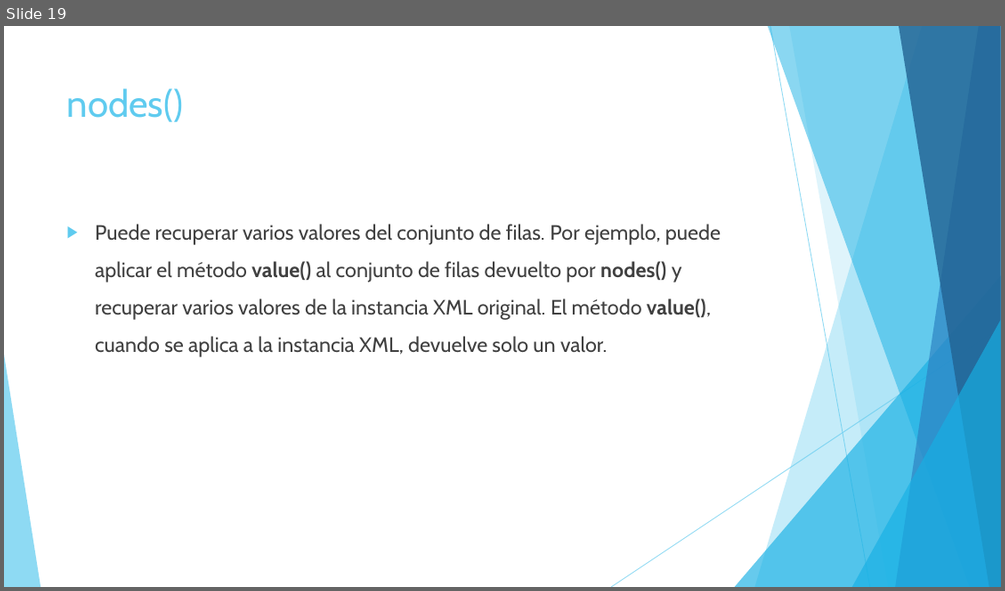
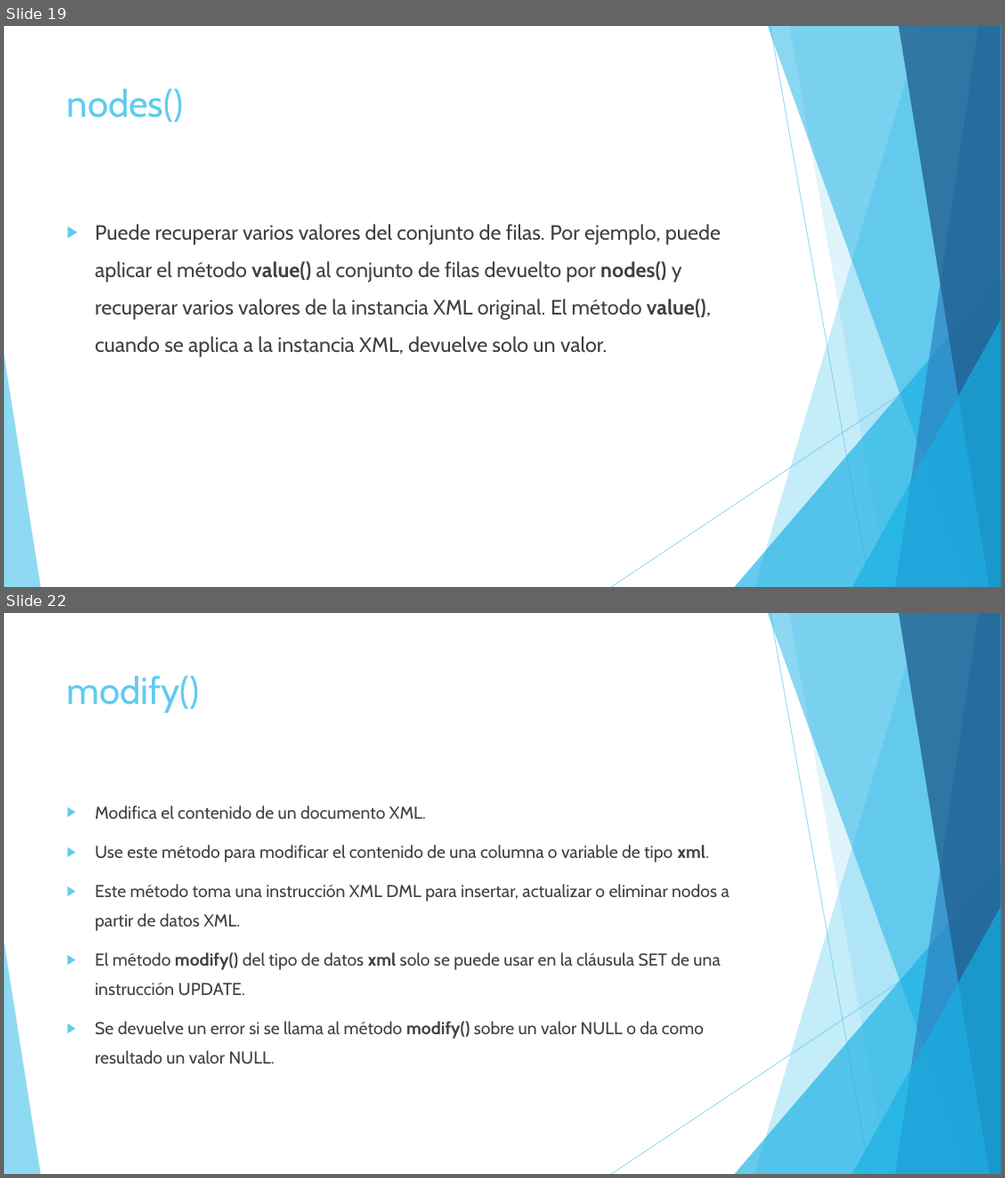
Before and after one commit to l2andy/KnockoutExample, a slide deck: Ponencias/Manejo de XML con SQL Server.pptx. Shown one above the other, each under a label of ours: slide 19 before the commit, slides 19 and 22 after it; the slides between them are not shown. The pictures are 1005x591 and 1005x1178 pixels, drawn with LibreOffice and Linux fonts; fonts in the diff are those of the drawing. Boxes give left, top, right and bottom in pixels: in the first picture for what was removed or moved away, otherwise in the second. Text is boxed around its words. In the diff, an @@ line names an element or a change of style, - is before the commit and + after.

```diff
--- a/Ponencias/Manejo de XML con SQL Server.pptx
+++ b/Ponencias/Manejo de XML con SQL Server.pptx
@@ slide 22 added at (4, 613, 1001, 1174), background #FFFFFF; not listed: 10 template elements that a slide beside it also shows @@
@@ title added at (67, 675, 200, 713), 36 pt, text #5FCBEF @@
+modify()
@@ text added at (95, 805, 729, 1063), 16.6 pt, text #404040 @@
+▶ Modifica el contenido de un documento XML.
+▶ Use este método para modificar el contenido de una columna o variable de tipo xml.
+▶ Este método toma una instrucción XML DML para insertar, actualizar o eliminar nodos a partir de datos XML.
+▶ El método modify() del tipo de datos xml solo se puede usar en la cláusula SET de una instrucción UPDATE.
+▶ Se devuelve un error si se llama al método modify() sobre un valor NULL o da como resultado un valor NULL.
```
Also in this commit, not shown: 2 slides changed, 9 other slides added, 1 slide removed, 1 other file.
